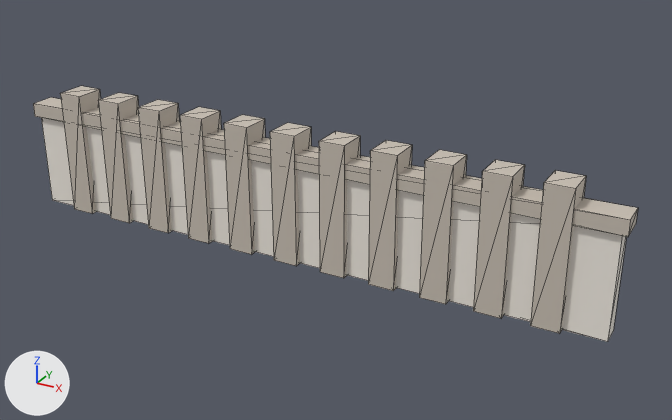
The glTF model public/assets/glb/boundary-wall.glb: old version first, new version second.
Rendered twice from a 50 mm camera at (8.38, -13.54, 7.94) aimed at (0.78, 0.27, 1.03). Lighting does not change. The marker at lower left points along +X, +Y and +Z. The first picture is the older version. Mesh edges are drawn as thin lines. Vertices at exactly the same position are counted once.

Objects in the first picture: 'render', 'stone'.
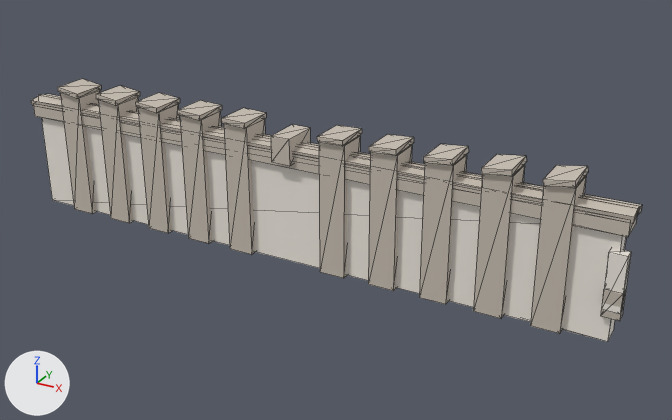
Where the change shows, as pixel boxes (x1, y1, x2, y2) in the pictures (672 x 420 px; the box of a moved part takes in the faces that stretch with it):
```json
{"object": "stone", "change": "reshaped", "before": [33, 86, 638, 333], "after": [31, 79, 642, 333]}
{"object": "render", "change": "reshaped", "before": [41, 118, 626, 342], "after": [41, 118, 631, 342]}
{"part": 1, "of": "me_render_mesh", "change": "added", "after": [601, 250, 631, 314]}
{"part": 2, "of": "me_stone_mesh", "change": "moved or reshaped", "before": [270, 123, 311, 266], "after": [221, 108, 266, 129]}
{"part": 3, "of": "me_stone_mesh", "change": "added", "after": [317, 125, 362, 146]}
{"part": 4, "of": "me_stone_mesh", "change": "added", "after": [271, 124, 310, 166]}
{"part": 5, "of": "me_stone_mesh", "change": "added", "after": [31, 79, 642, 321]}
```

Edits to the scene script, one JSON object a line:
```json
{"block": "me_render_mesh", "where": "# used by ob_render; location = (0.0, 0.0, 0.0)"}
{"op": "remove", "block": "me_render_mesh", "code": "me_render_mesh.from_pydata(...)  # 8 vertices, 12 faces; spans x -6.0..6.0, y -0.18..0.18, z 0.0..2.0"}
{"op": "add", "block": "me_render_mesh", "code": "me_render_mesh.from_pydata(...)  # 16 vertices, 24 faces; spans x -6.0..6.15, y -0.28..0.18, z 0.0..2.0"}
{"block": "me_render_mesh", "change": "me_render_mesh part 1: a new loose piece, a box spanning x 5.85..6.15, y -0.28..-0.08, z 0.6..1.6, in mat_render (white #f1ebe2)"}
{"block": "me_stone_mesh", "where": "# used by ob_stone; location = (0.0, 0.0, 0.0)"}
{"op": "remove", "block": "me_stone_mesh", "code": "me_stone_mesh.from_pydata(...)  # 96 vertices, 144 faces; spans x -6.1..6.1, y -0.3..0.3, z 0.0..2.55"}
{"op": "add", "block": "me_stone_mesh", "code": "me_stone_mesh.from_pydata(...)  # 200 vertices, 300 faces; spans x -6.15..6.15, y -0.37..0.37, z 0.0..2.69"}
{"block": "me_stone_mesh", "change": "me_stone_mesh part 2: the loose piece of 8 vertices spanning x -0.25..0.25, y -0.3..0.3, z 0.0..2.55 is scaled about its middle by (1, 1.2, 0.0392), then moved by (-1.0, 0.0, 1.33)"}
{"block": "me_stone_mesh", "change": "me_stone_mesh part 3: the loose piece of 8 vertices spanning x 0.75..1.25, y -0.3..0.3, z 0.0..2.55 is copied, and the copy is scaled about its middle by (1, 1.2, 0.0392), then moved by (0.0, 0.0, 1.33); it spans x 0.75..1.25, y -0.36..0.36, z 2.54..2.66"}
{"block": "me_stone_mesh", "change": "me_stone_mesh part 4: a new loose piece, a box spanning x -0.19..0.19, y -0.37..0.37, z 2.0..2.5, in mat_stone (light grey #c8bfb3)"}
{"block": "me_stone_mesh", "change": "me_stone_mesh part 5"}
{"block": "me_stone_mesh", "change": "48 vertices are added at x -6.15..6.15, y -0.36..0.27, z 0.47..2.69"}
{"block": "me_stone_mesh", "change": "32 new vertices lie (0.0, 0.72, 0.0) away from vertices in x -5.25..5.25, y -0.36, z 2.51..2.69"}
{"block": "me_stone_mesh", "change": "8 new vertices lie (12.3, 0.0, 0.0) away from vertices in x -6.15, y -0.27..0.27, z 2.13..2.31"}
{"block": "me_stone_mesh", "change": "132 new faces join them"}
```
